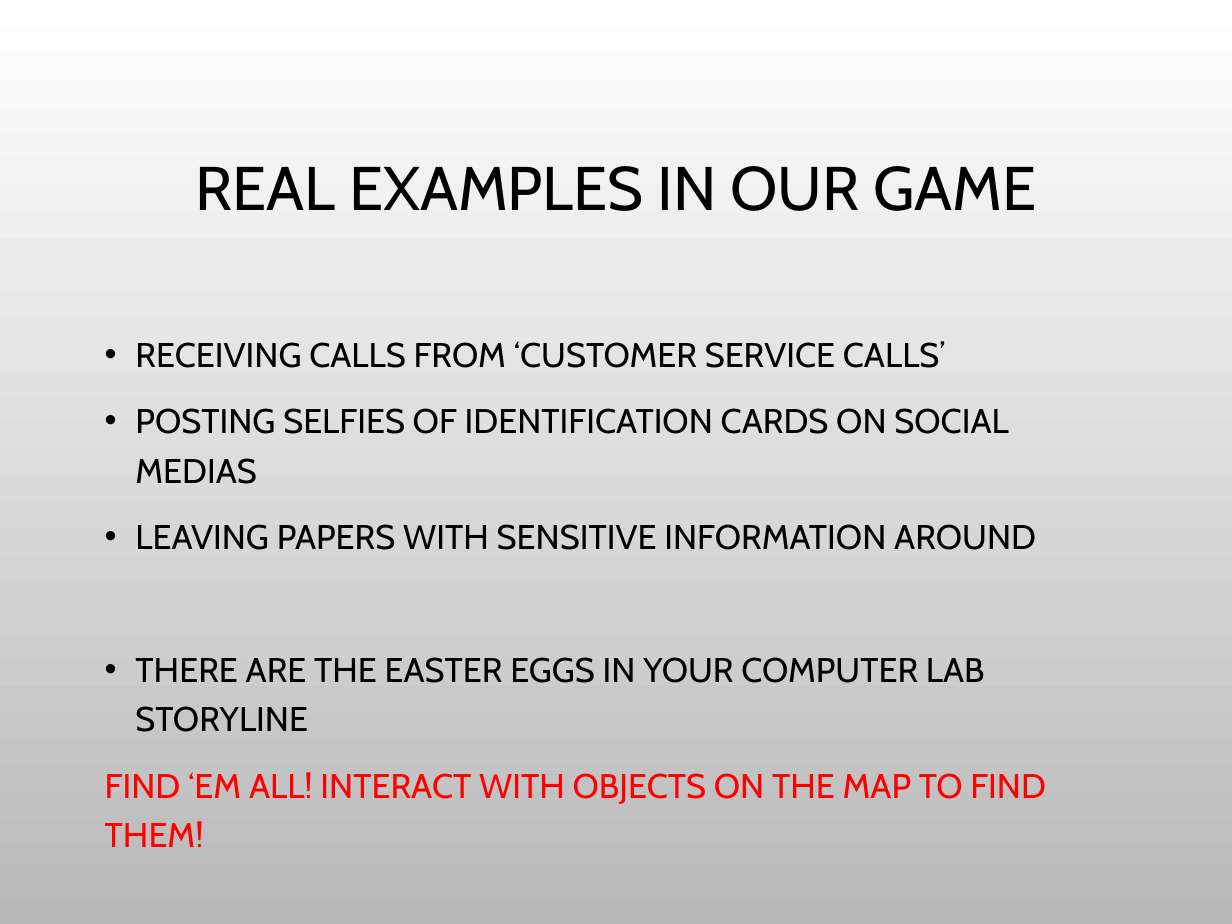
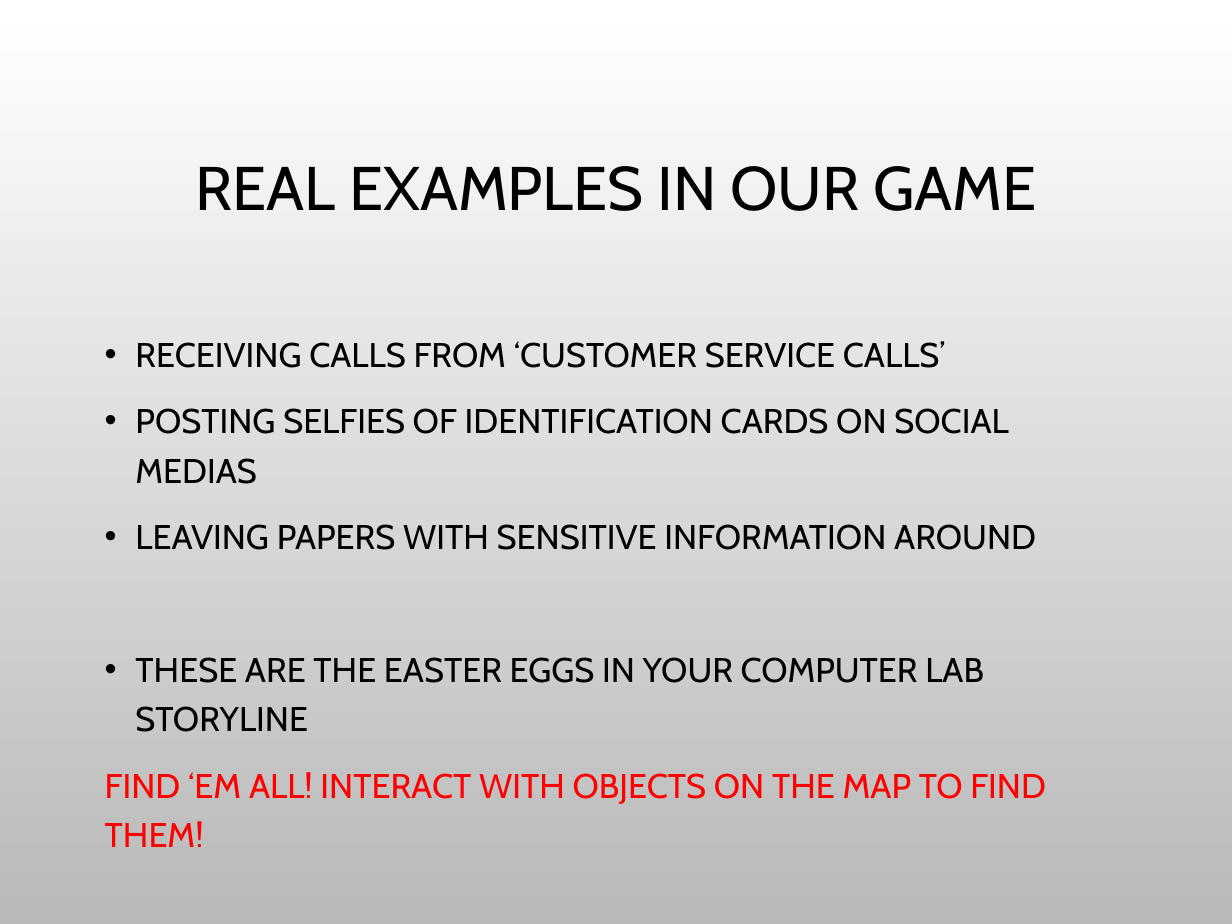
Before and after one commit to zoldyckd/cyberrangers, a slide deck: slide 3 of public/websitepopup/IDTheft.pptx. Drawn at 1232x924 pixels with LibreOffice and Linux fonts; fonts in the diff are those of the drawing; background and template pictures are left out. Boxes give left, top, right and bottom in pixels: in the first picture for what was removed or moved away, otherwise in the second. Text is boxed around its words. In the diff, an @@ line names an element or a change of style, - is before the commit and + after.

```diff
--- a/public/websitepopup/IDTheft.pptx
+++ b/public/websitepopup/IDTheft.pptx
@@ text at (135,657,984,732): text changed @@
-• THERE ARE THE EASTER EGGS IN YOUR COMPUTER LAB STORYLINE
+• THESE ARE THE EASTER EGGS IN YOUR COMPUTER LAB STORYLINE
```
Also in this commit, not shown: 1 other file.
